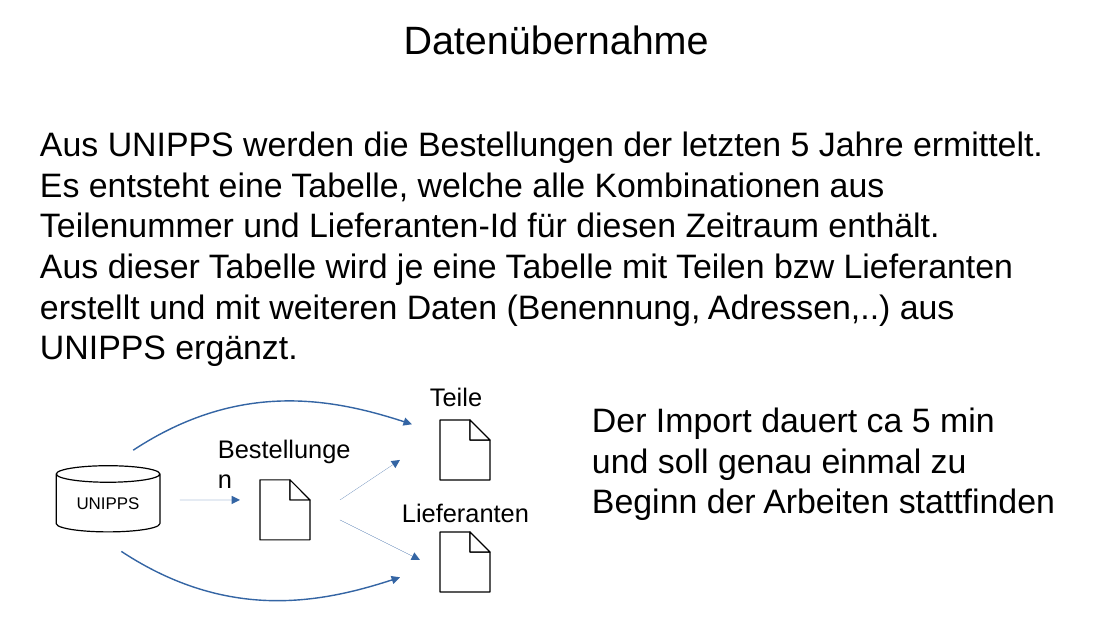
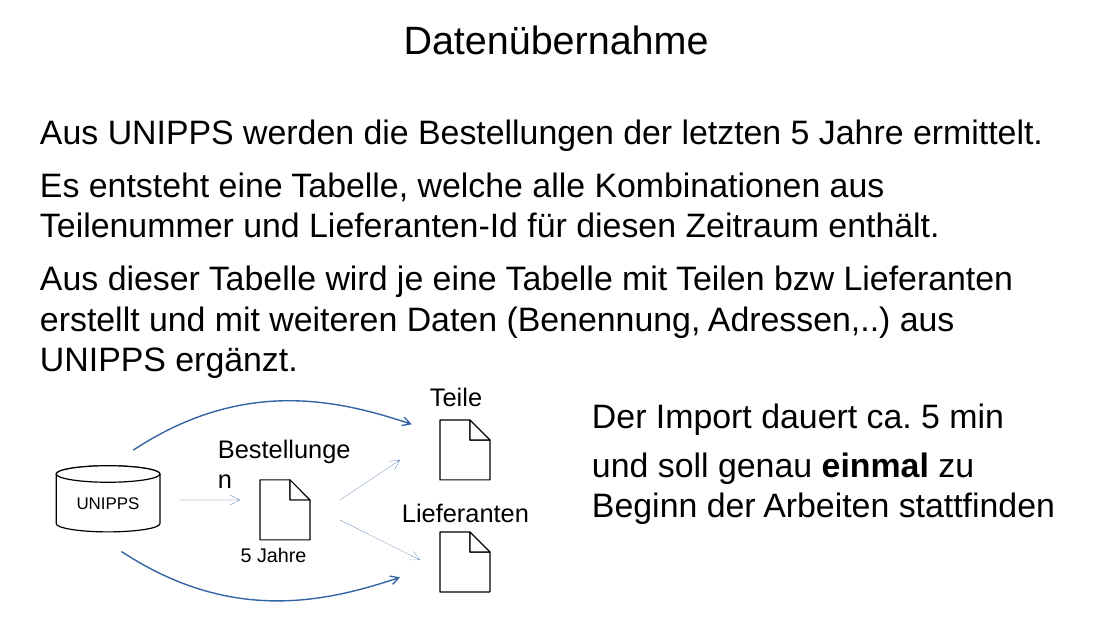
Before and after one commit to KlausEtscheidt/Zoll, a slide deck: slide 11 of LieferErklaer/doku/Hintergrund/Ueberblick_Präferenzberechtigung.pptx. Drawn at 1120x630 pixels with LibreOffice and Linux fonts; fonts in the diff are those of the drawing. Boxes give left, top, right and bottom in pixels: in the first picture for what was removed or moved away, otherwise in the second. Text is boxed around its words. In the diff, an @@ line names an element or a change of style, - is before the commit and + after.

```diff
--- a/LieferErklaer/doku/Hintergrund/Ueberblick_Präferenzberechtigung.pptx
+++ b/LieferErklaer/doku/Hintergrund/Ueberblick_Präferenzberechtigung.pptx
@@ text "Aus UNIPPS werden die Bestellungen ..." at [40, 119, 1043, 378]: highlight none to #000000; more space between paragraphs @@
@@ freeform shape at [133, 331, 412, 545]: rotation 0 to 22 degrees @@
@@ text at [592, 403, 1004, 435]: text changed @@
-Der Import dauert ca 5 min
+Der Import dauert ca. 5 min
@@ cylinder removed at [56, 466, 160, 533] @@
-UNIPPS
@@ freeform shape added at [56, 466, 160, 533], fill #FFFFFF, outline #000000 0.85 pt, 12 pt, text #000000 @@
+UNIPPS
@@ freeform shape at [122, 458, 401, 630]: rotation 0 to 157 degrees @@
@@ arrow (340, 500) - (400, 460): arrowheads changed @@
@@ text at [592, 452, 1055, 524]: highlight none to #000000 in "und soll genau einmal zu Beginn der ..."; bold on in "einmal"; more space between paragraphs @@
@@ arrow (180, 500) - (240, 500): arrowheads changed @@
@@ arrow (340, 520) - (420, 560): arrowheads changed @@
@@ text added at [241, 547, 306, 563], 14 pt, text #000000 @@
+5 Jahre
```
Also in this commit, not shown: 17 other slides changed, 27 other files.
